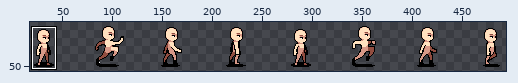
Sprite sheet: public/assets/Characters/Human/Inworld/Move/North/sheet.png. Above, an overview of the earlier version with the close-up marked.
Close-up. As it was:
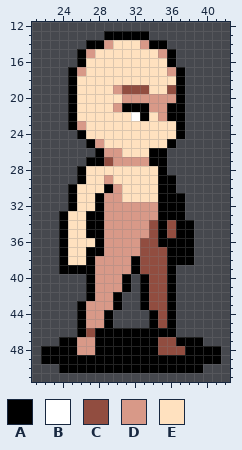
The file is 512x64 pixels. Shown: x 21..42, y 12..51. The wide view leaves out empty margins. The commit also changed other parts of the picture, which this record leaves out.
Palette (. is transparent): A #000000  B #ffffff  C #914d40  D #d89988  E #ffe1bf
Pixels before, first column x 22:
13 .......AAAAA........
14 .....AADEEEDAA......
15 ....ADEEEEEEEDA.....
16 ....AEEEEEEEEEA.....
17 ...ADEEEEEEEEEDA....
18 ...AEEEEEEEEEEEA....
19 ...AEEEEDCCCEECA....
20 ...AEEEEEDDDDDDA....
21 ...AEEEEDAAADDAA....
22 ...AEEEEEEBAEDAA....
23 ...ADEEEEEEEEEEA....
24 ....AEEEEEEEEEEA....
25 .....ADEEEEEEEA.....
26 ......ADDEEEAA......
27 .....AACDDDDAA......
28 ....AEEEEEEEEA......
29 ....AEEDEEEEEAA.....
30 ...AEEEADEEEEAA.....
31 ...AEEADDEEEEAAA....
32 ...AEEADDDDDDAAA....
33 ..AEEAADDDDDDAAA....
34 ..AEEAADDDDDCACAA...
35 ..AEEAADDDDDCACAA...
36 ..AEEEADDDDCCAAAA...
37 ..AEEAADDDDCCCAAA...
38 ..AEEADDDDACCCAAA...
39 ..AAAADDDDACCCA.....
40 .....ADDDA.ACCA.....
41 .....ADDDA.ACCA.....
42 .....ADDA..ACCA.....
43 ....ADDDA..ACCA.....
44 ....ADDA....ACA.....
45 ....ADDA....ACA.....
46 ....ACAAAAAAAAA.....
47 ..AADDAAAAAAACCAAA..
48 AAAADDAAAAAAACCCAAAA
49 AAAAAAAAAAAAAAAAAAAA
50 ..AAAAAAAAAAAAAAAA..
After:
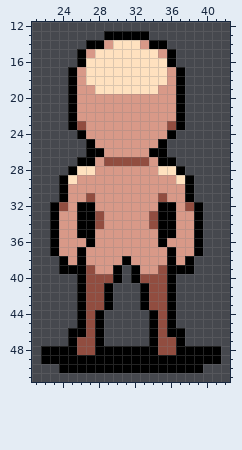
Changes in this commit:
Changed rows in their new state; - is an unchanged pixel.
first column x 23:
18 ---D---------D---
19 ---DD--EEEE-DD---
20 ---DDDDD---------
21 ---DDDD-DDD--D---
22 ---DDDDDDDDD-D---
23 ---CDDDDDDDDDC---
24 ----DDDDDDDDDA.--
25 ------DDDDDDA.---
26 ----A---DDD------
27 ---A-D-CCCCD-A---
28 --AE-DDDDDDDEEA--
29 -AEDDD-DDDDDDDEA-
30 -ADDDDD-DDDDDDDA-
31 -ADDCD--DDDDCDDA-
32 ACDAAD--------DCA
33 ADDA-C-----C--DDA
34 ADDA-C-------ADDA
35 ADDA-D-----D-ADDA
36 ADDDAD----DD-DDDA
37 ADDADD----DDD-DDA
38 --DAD---ADDDD-D--
39 ----C--A.-DD--AA-
40 ---ACCCA.AC------
41 ---ACCA..--------
42 ---ACCA.---------
43 ----CCA.---------
44 ----CA.----------
45 ----CA.----------
46 --A---.....-C-A--
47 -.-CC-.....----..
48 ---CC---------A--
Changed places in both close-ups, as pixel boxes (x1, y1, x2, y2):
changed: (50, 76, 203, 355)
